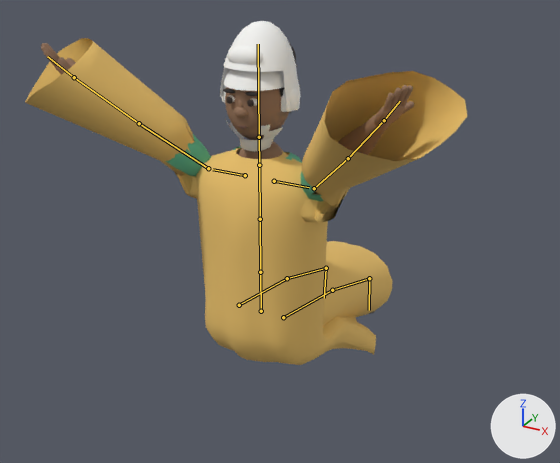
Before and after pictures for a commit that changed the Blender file assets-src/character_rig_v5.blend.
Rendered twice from a 50 mm camera at (1.34, -1.39, 1.6) aimed at (0.02, 1.01, 0.4). The lights are fixed; the arrows at lower right show +X, +Y and +Z. The older version comes first. Both versions are drawn at frame 18 of the action 'Fall_Back'; the numbers are the values there. The bones that bend it are drawn over the model as lines.

The first picture shows 'Beard', 'Cloth_Boubou', 'Cloth_DressTop', 'Cloth_Headwrap', 'Cloth_Kufi', 'Cloth_Skirt', 'Cloth_Tee', 'DR_Body', 'DR_Hands', 'DR_Head', 'Hair_Puff', 'Hair_Short'.
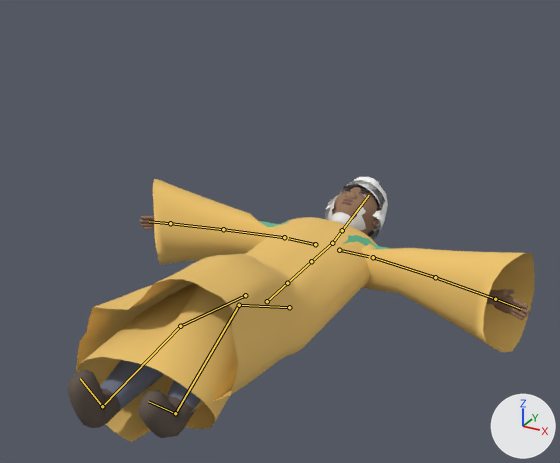
Changed parts and their boxes (x1, y1, x2, y2) in the pictures (560 x 463 px):
'Cloth_Boubou', posed (23% shorter)
    before: (25, 38, 467, 365)
    after: (76, 179, 535, 432)
'Cloth_Skirt', posed
    before: (323, 241, 393, 326)
    after: (77, 262, 295, 442)
'Cloth_Headwrap', posed (22% narrower, 32% shorter)
    before: (220, 21, 301, 112)
    after: (325, 177, 388, 239)
'Cloth_Shoes', posed (not visible before)
    after: (67, 370, 193, 438)
'DR_Head', posed
    before: (223, 87, 290, 140)
    after: (332, 186, 379, 235)
'DR_Hands', posed (12% taller)
    before: (41, 43, 414, 136)
    after: (140, 216, 529, 320)
'Cloth_Trousers', posed (not visible before)
    after: (100, 360, 201, 414)
'DR_Body', posed (mostly hidden)
    before: (66, 58, 407, 194)
    after: (486, 289, 508, 304)
'Cloth_Tee', posed (mostly hidden afterwards)
    before: (166, 134, 324, 201)
    after: (259, 221, 391, 249)
'Cloth_Kufi', posed (mostly hidden afterwards)
    before: (223, 69, 284, 91)
    after: (339, 184, 381, 211)
'Beard', posed
    before: (225, 118, 283, 152)
    after: (328, 201, 366, 231)
'Hair_Short', posed (mostly hidden)
    before: (279, 87, 291, 114)
    after: (353, 186, 380, 237)
'Hair_Puff', posed (not visible afterwards)
    before: (289, 43, 296, 63)
'Cloth_DressTop', posed (not visible afterwards)
    before: (236, 148, 319, 195)
bone 'neck', root to tip
    before: (259, 165) to (259, 137)
    after: (332, 243) to (342, 230)
bone 'upper_arm.L', root to tip
    before: (314, 188) to (348, 158)
    after: (373, 257) to (435, 277)
bone 'upper_arm.R', root to tip
    before: (208, 168) to (139, 123)
    after: (284, 237) to (223, 229)
bone 'thigh.L', root to tip
    before: (283, 317) to (332, 290)
    after: (289, 307) to (239, 305)
bone 'shin.L', root to tip
    before: (332, 290) to (369, 278)
    after: (239, 305) to (175, 413)
bone 'thigh.R', root to tip
    before: (239, 305) to (287, 278)
    after: (245, 295) to (180, 326)
bone 'shin.R', root to tip
    before: (287, 278) to (326, 268)
    after: (180, 326) to (102, 406)

The change in detail:
Bone 'root' (bone_root) moves from (0.0, 0.9, -0.85) to (0.0, 0.0, 0.1).
Bone 'root' (bone_root) turns from (0, 0, 0) to (-89, 0, 0) degrees about its own x, y and z.
Bone 'neck' (bone_neck) turns from (0, 0, 0) to (11, 0, 0) degrees about its own x, y and z.
Bone 'upper_arm.L' (bone_upper_arm_l) turns from (-160, 0, 60) to (11, 7, -67) degrees about its own x, y and z.
Bone 'upper_arm.R' (bone_upper_arm_r) turns from (-160, 0, -60) to (11, -7, 67) degrees about its own x, y and z.
Bone 'thigh.L' (bone_thigh_l) turns from (80, 0, 0) to (-29, -1, 0) degrees about its own x, y and z.
Bone 'shin.L' (bone_shin_l) turns from (-10, 0, 0) to (52, 0, 0) degrees about its own x, y and z.
Bone 'thigh.R' (bone_thigh_r) turns from (80, 0, 0) to (-11, 0, 0) degrees about its own x, y and z.
Bone 'shin.R' (bone_shin_r) turns from (-10, 0, 0) to (17, 0, 0) degrees about its own x, y and z.
